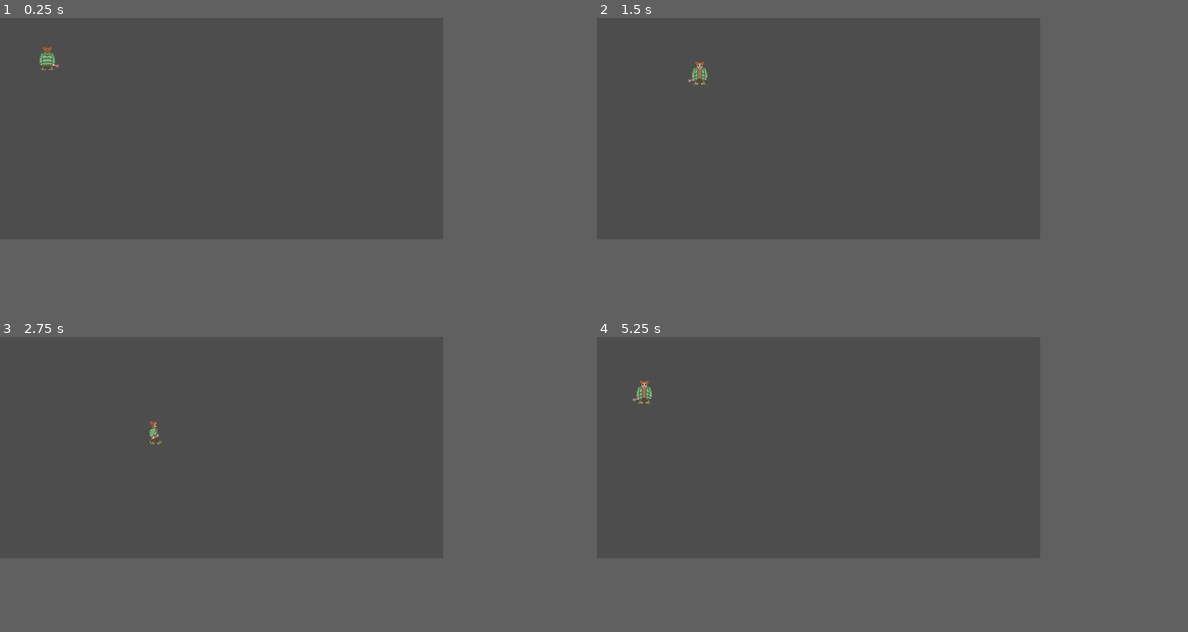
Above: before the commit, frames 1-4 (two rows, left to right).
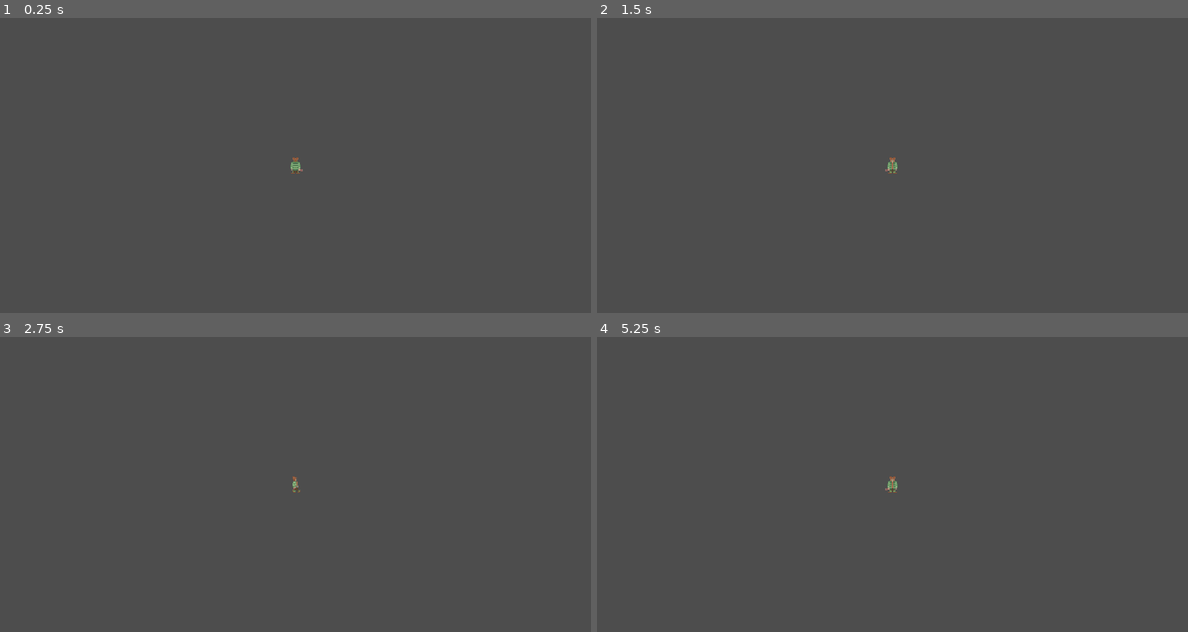
Above: after the commit, the same moments.

Repository: Hardy-Thomas/TheSereneGlade
Game: Godot game, scene res://player.tscn
The game is run twice, just before and just after one commit, with the same random seed, the same clock (stepped at 60 frames per second) and the same inputs.
Inputs:
- Up to frame 1 (0.25 s): no input
- Up to frame 2 (1.5 s): tap Enter at 0.5 s; hold Right (move_right) 0.53-1.28 s; hold Down (move_down) from 1.28 s (still down)
- Up to frame 3 (2.75 s): release Down (move_down) at 2.03 s; hold Right (move_right) from 2.03 s (still down)
- Up to frame 4 (5.25 s): release Right (move_right) at 2.78 s; hold Up (move_up) 2.78-3.53 s; hold Left (move_left) 3.53-5.03 s; hold Down (move_down) from 5.03 s (still down)
In our replay, the window is 600x300 before the commit and 800x400 after it. These sizes can differ from the game's own. Grey fills any space a smaller window leaves; there, only what the larger window draws over its background counts as a difference.

The runs differ from the first frame. In frame 1, 0.2% of the frame differs, in the area x 6-52%, y 9-53%; in frame 2, 0.2%; in frame 3, 0.1%; in frame 4, 0.2%.

Commit message:
add modification

Diff:
--- /dev/null
+++ b/camera_2d.gd
@@ -0,0 +1,15 @@
+extends Camera2D
+
+@export var target: NodePath
+@export var smoothing_speed: float = 5.0
+
+@onready var player = get_node(target)
+
+func _ready() -> void:
+	make_current()
+
+
+
+func _process(delta):
+	if player:
+		global_position = global_position.lerp(player.global_position, smoothing_speed * delta)
--- /dev/null
+++ b/cript.tscn
@@ -0,0 +1,13 @@
+[gd_scene format=3 uid="uid://nq6125qxrgv4"]
+
+[node name="Cript" type="Node2D"]
+
+[node name="CanvasLayer" type="CanvasLayer" parent="."]
+
+[node name="Label" type="Label" parent="CanvasLayer"]
+offset_left = 537.0
+offset_top = 181.0
+offset_right = 636.0
+offset_bottom = 204.0
+text = "YEEEEEEEEES
+la cript"
--- /dev/null
+++ b/main.gd
@@ -0,0 +1 @@
+extends Node2D
--- a/main.tscn
+++ b/main.tscn
@@ -1,17 +1,37 @@
-[gd_scene load_steps=2 format=3 uid="uid://310a7mbtjyf7"]
+[gd_scene load_steps=6 format=3 uid="uid://310a7mbtjyf7"]
 
 [ext_resource type="PackedScene" uid="uid://7q4tqo0mblic" path="res://player.tscn" id="1_ig7tw"]
+[ext_resource type="Script" uid="uid://tu01wpcnie2h" path="res://main.gd" id="1_lquwl"]
+[ext_resource type="Texture2D" uid="uid://bumrti78qb6ck" path="res://ART/Sprites/MC/OverWorldMCAnimation/Down/sprite_00.png" id="2_0xm2m"]
+[ext_resource type="Script" uid="uid://csb67kau0h6em" path="res://porte_cript.gd" id="4_7mycd"]
+[ext_resource type="PackedScene" uid="uid://nq6125qxrgv4" path="res://cript.tscn" id="5_272bh"]
 
-[node name="Main" type="Node2D"]
+[node name="tuto" type="Node2D"]
+script = ExtResource("1_lquwl")
 
 [node name="CanvasLayer" type="CanvasLayer" parent="."]
 
 [node name="Label" type="Label" parent="CanvasLayer"]
-offset_left = 186.0
-offset_top = 113.0
-offset_right = 249.0
-offset_bottom = 136.0
+visible = false
+offset_left = 572.0
+offset_top = 85.0
+offset_right = 636.0
+offset_bottom = 109.0
 text = "YEEEEES"
 
 [node name="Player" parent="." instance=ExtResource("1_ig7tw")]
-position = Vector2(213, 158)
+position = Vector2(599, 302)
+
+[node name="pnj1" type="CharacterBody2D" parent="."]
+position = Vector2(605, 210)
+
+[node name="Sprite2D" type="Sprite2D" parent="pnj1"]
+texture = ExtResource("2_0xm2m")
+
+[node name="porteCript" type="Area2D" parent="."]
+script = ExtResource("4_7mycd")
+scene_to_load = ExtResource("5_272bh")
+
+[node name="CollisionShape2D" type="CollisionShape2D" parent="porteCript"]
+
+[node name="TileMapLayer" type="TileMapLayer" parent="."]
--- a/player.tscn
+++ b/player.tscn
@@ -13,6 +13,7 @@
 [ext_resource type="Texture2D" uid="uid://b7hmup2sw0nqv" path="res://ART/Sprites/MC/OverWorldMCAnimation/Up/sprite_09.png" id="11_7lmhl"]
 [ext_resource type="Texture2D" uid="uid://cy2hlv6f3jlds" path="res://ART/Sprites/MC/OverWorldMCAnimation/Up/sprite_10.png" id="12_dx0e4"]
 [ext_resource type="Texture2D" uid="uid://chix0l6avn0v5" path="res://ART/Sprites/MC/OverWorldMCAnimation/Up/sprite_11.png" id="13_jm5j8"]
+[ext_resource type="Script" uid="uid://byvi4l6gcp8nu" path="res://camera_2d.gd" id="14_bwjto"]
 
 [sub_resource type="SpriteFrames" id="SpriteFrames_7hik5"]
 animations = [{
@@ -98,4 +99,9 @@
 animation = &"UpWalk"
 
 [node name="CollisionShape2D" type="CollisionShape2D" parent="."]
+visible = false
 shape = SubResource("RectangleShape2D_qtqh7")
+
+[node name="Camera2D" type="Camera2D" parent="."]
+script = ExtResource("14_bwjto")
+target = NodePath("..")
--- /dev/null
+++ b/porte_cript.gd
@@ -0,0 +1,14 @@
+extends Area2D
+
+
+# Nom de la scène à charger
+@export var scene_to_load: PackedScene
+
+# Signal quand quelque chose entre dans la zone
+func _on_area_entered(area):
+	if area.is_in_group("player"):
+		get_tree().change_scene_to(scene_to_load)
+
+# Connexion du signal
+func _ready():
+	connect("area_entered", Callable(self, "_on_area_entered"))
--- a/project.godot
+++ b/project.godot
@@ -17,8 +17,8 @@
 
 [display]
 
-window/size/viewport_width=600
-window/size/viewport_height=300
+window/size/viewport_width=1200
+window/size/viewport_height=600
 window/stretch/mode="canvas_items"
 
 [input]
--- a/title_scene.tscn
+++ b/title_scene.tscn
@@ -9,18 +9,18 @@
 [node name="CanvasLayer" type="CanvasLayer" parent="."]
 
 [node name="Label" type="Label" parent="CanvasLayer"]
-offset_left = 247.0
-offset_top = 90.0
-offset_right = 335.0
-offset_bottom = 117.0
+offset_left = 537.0
+offset_top = 236.0
+offset_right = 625.0
+offset_bottom = 263.0
 text = "Bienvenue"
 metadata/_edit_use_anchors_ = true
 
 [node name="Button" type="Button" parent="CanvasLayer"]
-offset_left = 251.0
-offset_top = 138.0
-offset_right = 332.0
-offset_bottom = 187.0
+offset_left = 541.0
+offset_top = 284.0
+offset_right = 622.0
+offset_bottom = 333.0
 text = "Start"
 metadata/_edit_use_anchors_ = true
 
Not shown, added: camera_2d.gd.uid
Not shown, added: main.gd.uid
Not shown: 1 places in player.tscn that only renumber resources
Not shown, added: porte_cript.gd.uid
